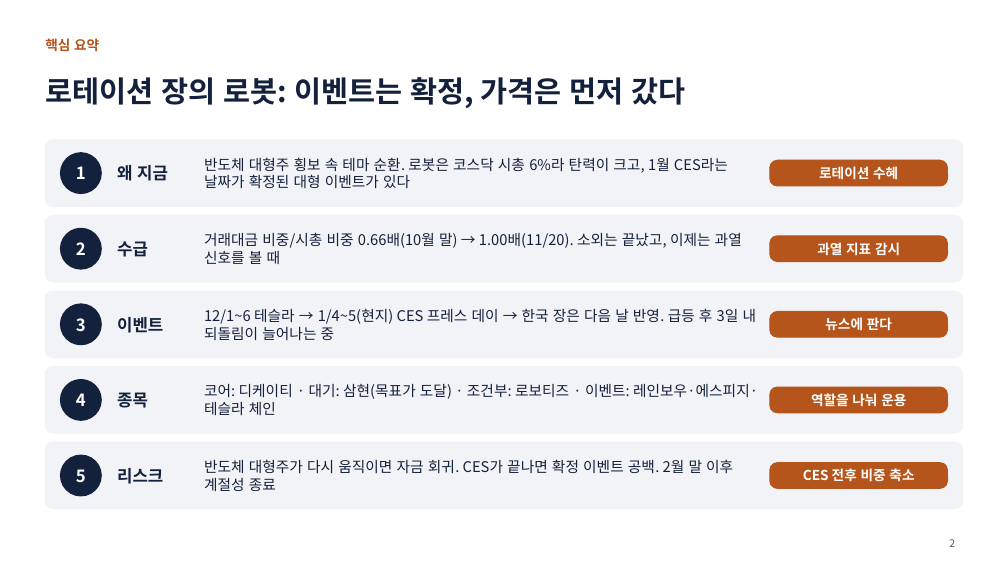
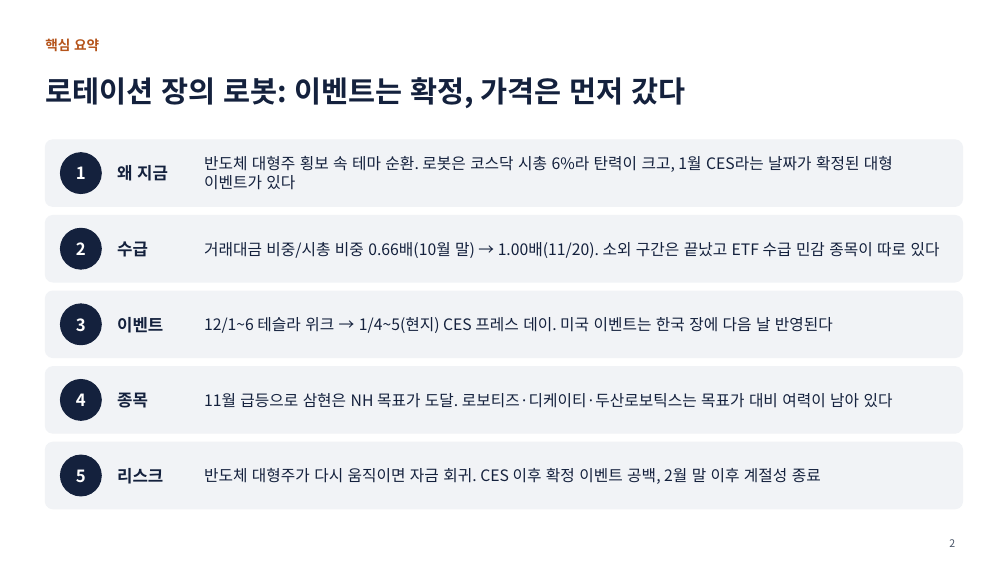
Before and after one commit to fred03094708-ctrl/-, a slide deck: slide 2 of 로봇_스터디.pptx. Drawn at 1008x567 pixels with LibreOffice and Linux fonts; fonts in the diff are those of the drawing. Boxes give left, top, right and bottom in pixels: in the first picture for what was removed or moved away, otherwise in the second. Text is boxed around its words. In the diff, an @@ line names an element or a change of style, - is before the commit and + after.

```diff
--- a/로봇_스터디.pptx
+++ b/로봇_스터디.pptx
@@ text "반도체 대형주 횡보 속 테마 ..." at [204, 156, 893, 190]: size 14 to 15 pt @@
@@ rounded rectangle removed at [770, 160, 948, 186] @@
@@ text removed at [819, 166, 898, 180] @@
-로테이션 수혜
@@ rounded rectangle removed at [770, 236, 948, 262] @@
@@ text at [204, 242, 940, 258]: text changed; size 14 to 15 pt @@
-거래대금 비중/시총 비중 0.66배(10월 말) → 1.00배(11/20). 소외는 끝났고, 이제는 과열 신호를 볼 때
+거래대금 비중/시총 비중 0.66배(10월 말) → 1.00배(11/20). 소외 구간은 끝났고 ETF 수급 민감 종목이 따로 있다
@@ text removed at [817, 242, 900, 256] @@
-과열 지표 감시
@@ text at [204, 317, 833, 333]: text changed; size 14 to 15 pt @@
-12/1~6 테슬라 → 1/4~5(현지) CES 프레스 데이 → 한국 장은 다음 날 반영. 급등 후 3일 내 되돌림이 늘어나는 중
+12/1~6 테슬라 위크 → 1/4~5(현지) CES 프레스 데이. 미국 이벤트는 한국 장에 다음 날 반영된다
@@ rounded rectangle removed at [770, 312, 948, 337] @@
@@ text removed at [825, 317, 892, 331] @@
-뉴스에 판다
@@ rounded rectangle removed at [770, 387, 948, 413] @@
@@ text at [204, 393, 893, 408]: text changed; size 14 to 15 pt @@
-코어: 디케이티 · 대기: 삼현(목표가 도달) · 조건부: 로보티즈 · 이벤트: 레인보우·에스피지·테슬라 체인
+11월 급등으로 삼현은 NH 목표가 도달. 로보티즈·디케이티·두산로보틱스는 목표가 대비 여력이 남아 있다
@@ text removed at [811, 393, 906, 407] @@
-역할을 나눠 운용
@@ text at [204, 468, 821, 484]: text changed; size 14 to 15 pt @@
-반도체 대형주가 다시 움직이면 자금 회귀. CES가 끝나면 확정 이벤트 공백. 2월 말 이후 계절성 종료
+반도체 대형주가 다시 움직이면 자금 회귀. CES 이후 확정 이벤트 공백, 2월 말 이후 계절성 종료
@@ rounded rectangle removed at [770, 463, 948, 488] @@
@@ text removed at [803, 468, 914, 482] @@
-CES 전후 비중 축소
```
Also in this commit, not shown: 4 other slides changed, 1 slide added, 2 slides removed, 1 other file.
